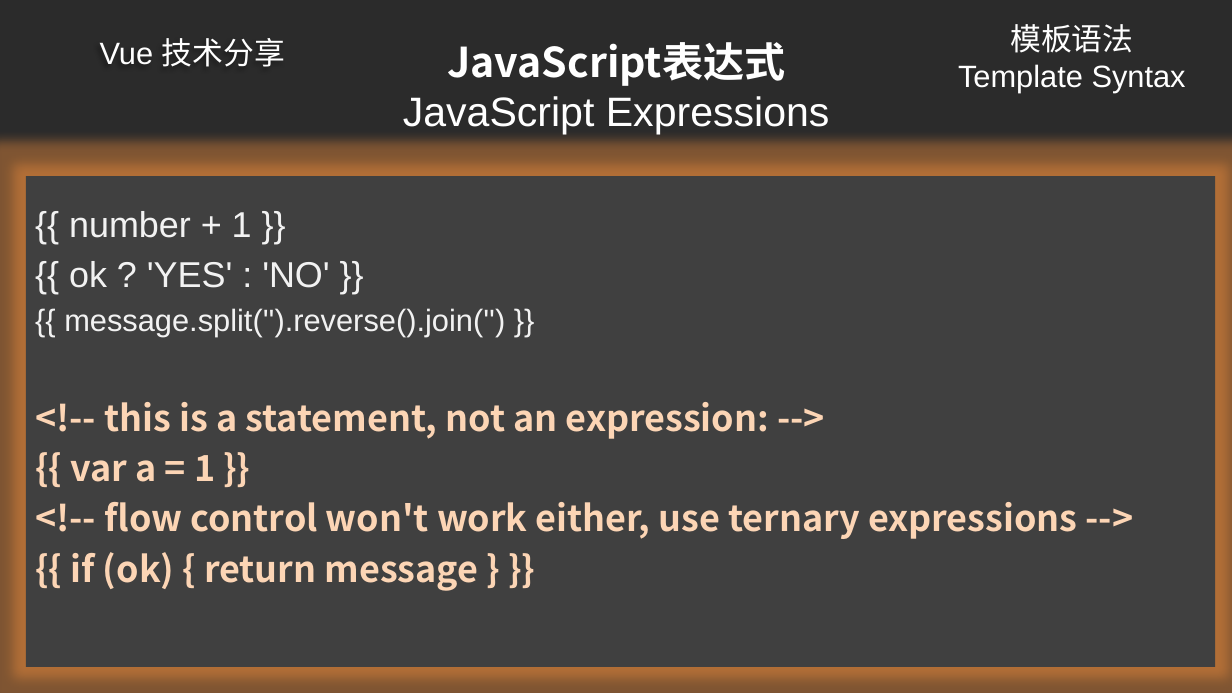
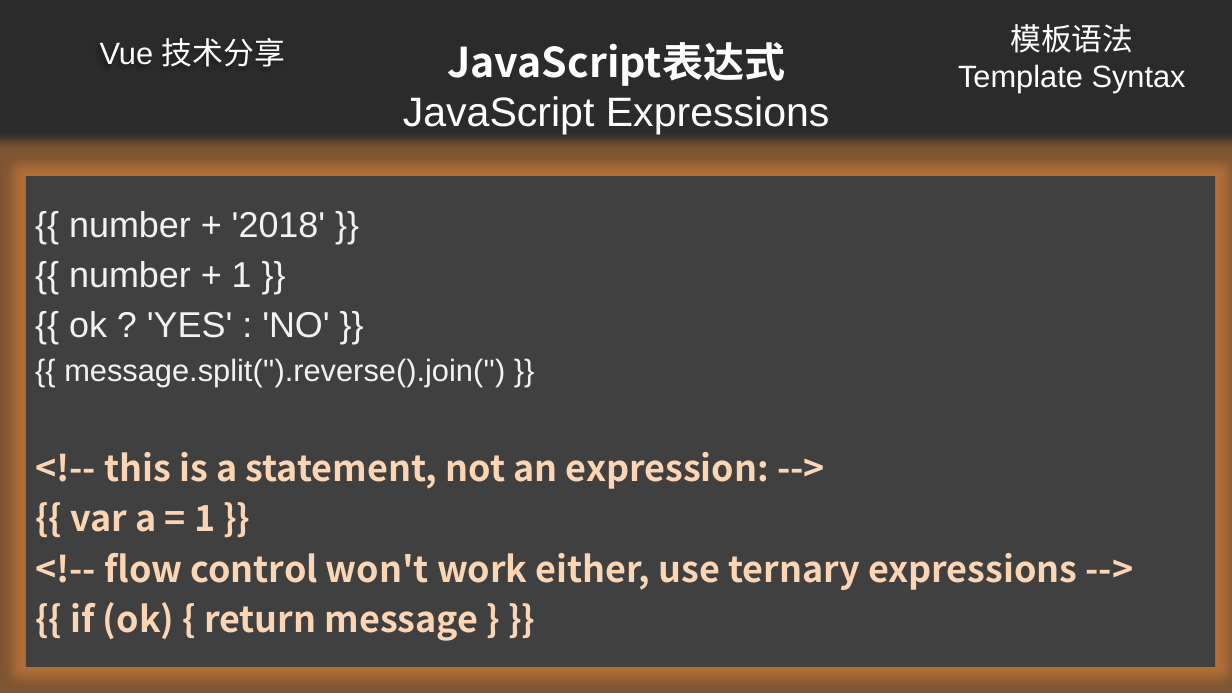
Before and after one commit to ldjdd/traing-library, a slide deck: slide 19 of vue/演示文稿.pptx (slide 17 before the commit). Drawn at 1232x693 pixels with LibreOffice and Linux fonts; fonts in the diff are those of the drawing; background and template pictures are left out; a plain dark background stands for a picture behind light text. Boxes give left, top, right and bottom in pixels: in the first picture for what was removed or moved away, otherwise in the second. Text is boxed around its words. In the diff, an @@ line names an element or a change of style, - is before the commit and + after.

```diff
--- a/vue/演示文稿.pptx
+++ b/vue/演示文稿.pptx
@@ text at (69,211,326,238): paragraph added @@
+{{ number + '2018' }}
```
Also in this commit, not shown: 4 other slides changed, 4 slides added, 1 slide removed.
